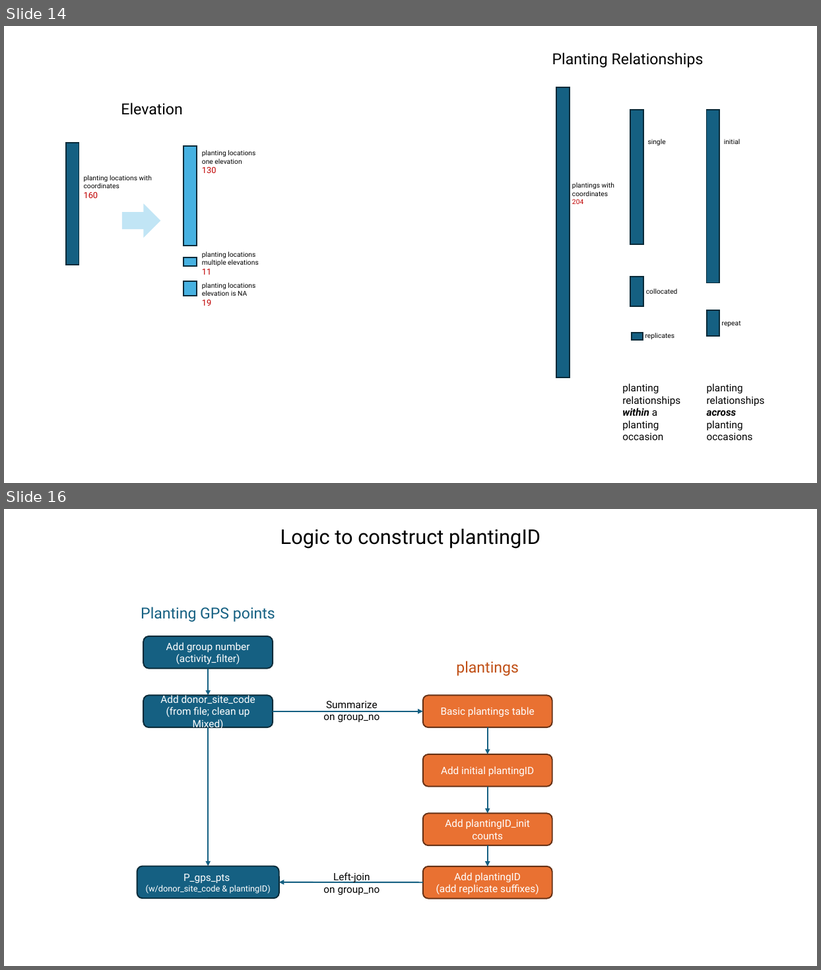
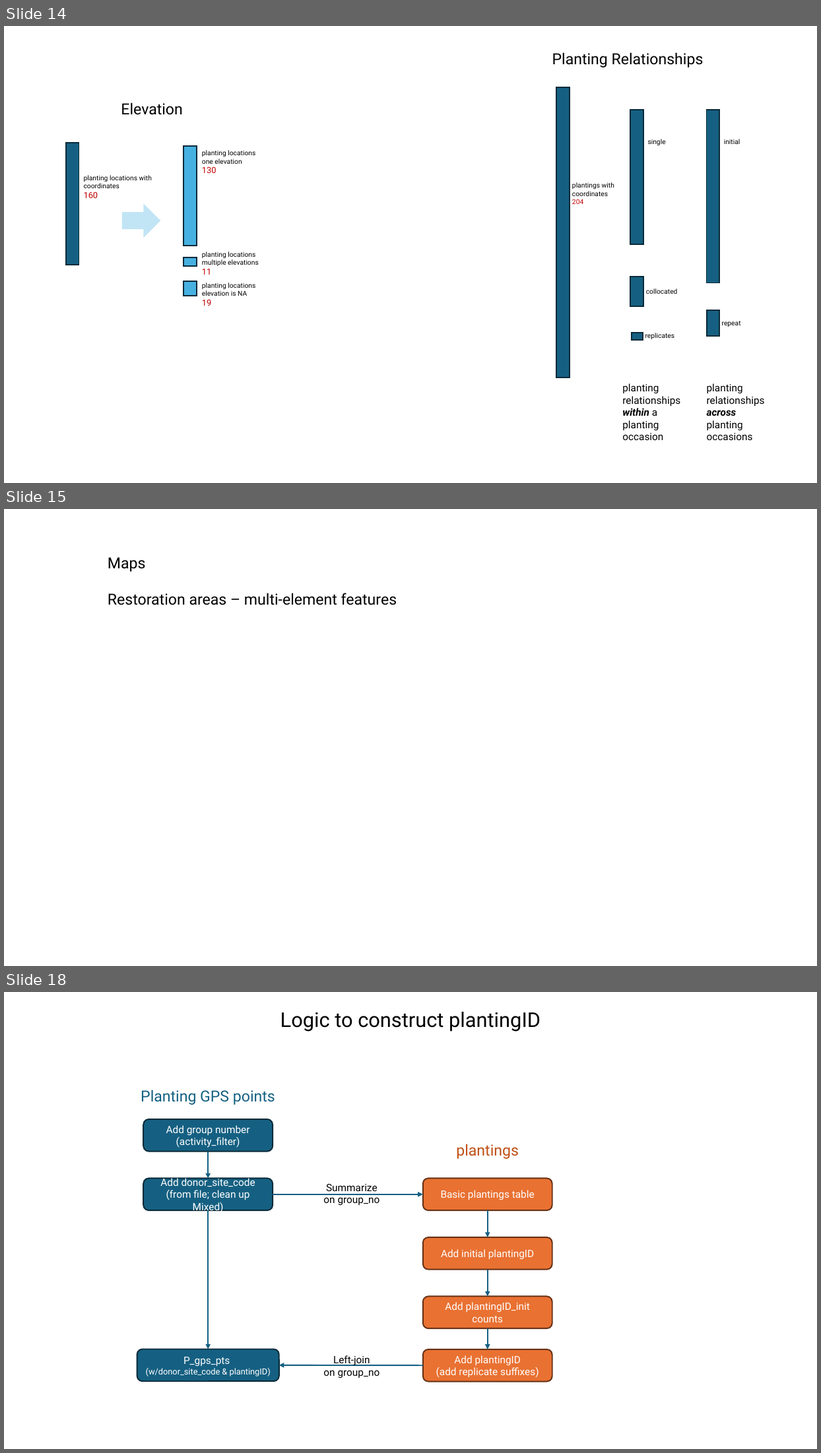
Before and after one commit to WA-Nearshore/seagrass-restoration-processing, a slide deck: docs/seagrass_restoration_storymap_notes.pptx. Shown one above the other, each under a label of ours: slides 14 and 16 before the commit, slides 14, 15 and 18 after it; the slides between them are not shown. The pictures are 821x970 and 821x1453 pixels, drawn with LibreOffice and Linux fonts; fonts in the diff are those of the drawing. Boxes give left, top, right and bottom in pixels: in the first picture for what was removed or moved away, otherwise in the second. Text is boxed around its words. In the diff, an @@ line names an element or a change of style, - is before the commit and + after.

```diff
--- a/docs/seagrass_restoration_storymap_notes.pptx
+++ b/docs/seagrass_restoration_storymap_notes.pptx
@@ slide 15 added at box(4, 509, 817, 966), background #FFFFFF @@
@@ text added at box(108, 557, 397, 605), 18 pt, text #000000 @@
+Maps
+Restoration areas – multi-element features
@@ what was slide 16 is now slide 18 @@
```
Also in this commit, not shown: 4 slides changed, 3 other slides added, 1 slide removed, 8 other files.
